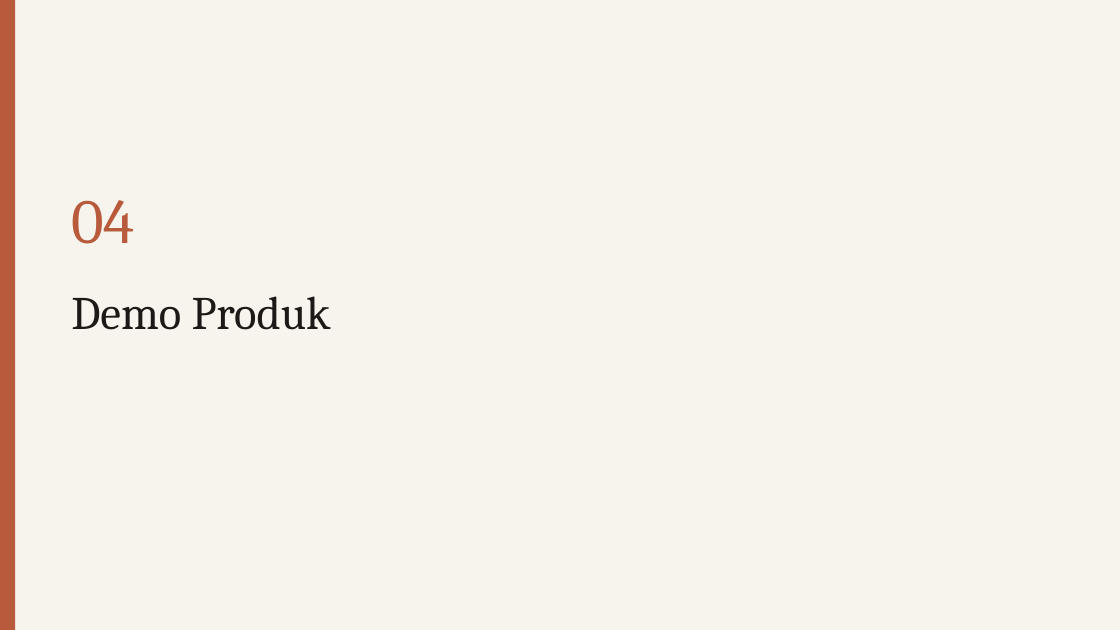
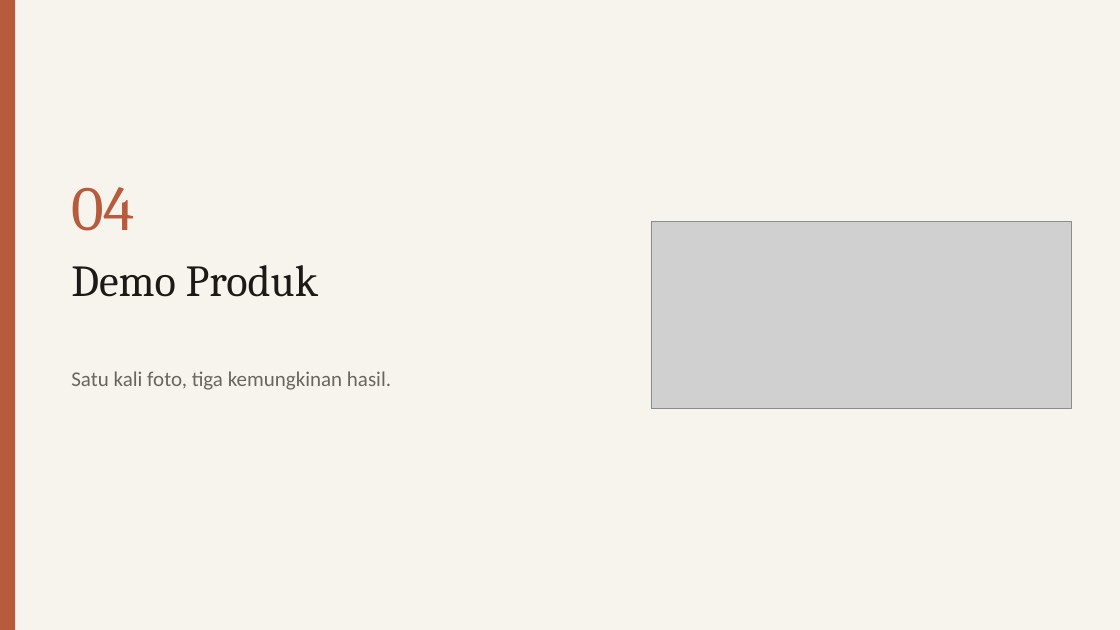
Before and after one commit to dendyramdhan/PantangMakan, a slide deck: slide 8 of presentasi/PantangMakan.pptx. Drawn at 1120x630 pixels with LibreOffice and Linux fonts; fonts in the diff are those of the drawing; grey boxes stand for pictures. Boxes give left, top, right and bottom in pixels: in the first picture for what was removed or moved away, otherwise in the second. Text is boxed around its words. In the diff, an @@ line names an element or a change of style, - is before the commit and + after.

```diff
--- a/presentasi/PantangMakan.pptx
+++ b/presentasi/PantangMakan.pptx
@@ text "04": place and size @@
-text "04" at bbox=[71, 200, 135, 244]
+text "04" at bbox=[71, 187, 135, 231]
@@ picture added at bbox=[651, 222, 1071, 408] @@
@@ text "Demo Produk": place and size @@
-text "Demo Produk" at bbox=[71, 296, 331, 330]
+text "Demo Produk" at bbox=[71, 265, 318, 297]
@@ text "Demo Produk" at bbox=[71, 265, 318, 297]: size 40 to 38 pt; vertical alignment middle to top @@
@@ text added at bbox=[71, 371, 391, 390], 18 pt, text #6B6560 @@
+Satu kali foto, tiga kemungkinan hasil.
```
Also in this commit, not shown: 9 other slides changed, 3 slides added, 3 slides removed, 7 other files.
